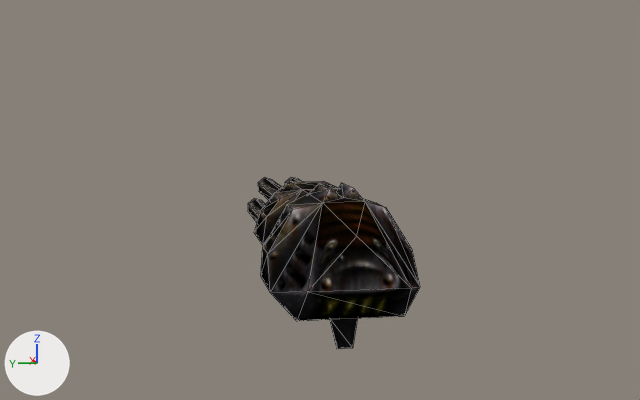
Two versions of the Blender file models/SMinigun.blend, one commit apart.
Rendered twice from a camera (50 mm lens) standing at (-2.5, 0.412, 0.545) and looking at (-0.028, -0.03, 0.263). Arrows for +X, +Y and +Z are at lower left; the lights stay in place. Mesh edges are drawn as thin lines.

The first picture shows 'Minigun_0.002'.
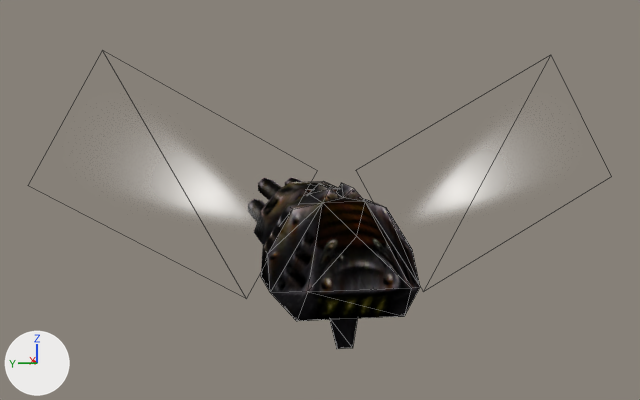
Where the newer file only moved an object's origin or applied its transform, the numbers keep the older frame.

Location of each change, (x1, y1, x2, y2) in pixels of the pictures (640 x 400 px):
'Minigun_0.002', reshaped (238% wider, 73% taller)
    before: (248, 177, 420, 349)
    after: (28, 51, 611, 349)
part 1 of me_minigun_0_1299, added
    after: (28, 51, 611, 298)

The edits, one by one:
Picture 'ShockSm.png' (img_shocksm_png) is new.
Material '000_TRANSLUCENT_' (mat_000_translucent) is new.
Uses the picture img_shocksm_png.
me_minigun_0_1299 is used by ob_minigun_0_002; location (0.0, 0.0, 0.2).
Verts and faces of me_minigun_0_1299; kept vertices keep their numbers, new ones are numbered from 109.
me_minigun_0_1299 had 109 vertices, 177 faces and spanned x -0.658..0.622, y -0.184..0.172, z -0.245..0.141.
me_minigun_0_1299 now has 117 vertices, 181 faces and spans x -0.658..0.622, y -0.711..0.711, z -0.245..0.457.
Part 1, on me_minigun_0_1299:
New vertex 109 is at (-0.416, 0.047, 0.178), pixel (317, 170).
New vertex 110 is at (-0.416, 0.538, 0.457), pixel (102, 50).
New vertex 111 is at (-0.416, 0.219, -0.126), pixel (246, 298).
New vertex 112 is at (-0.416, 0.711, 0.153), pixel (27, 185).
New vertex 113 is at (-0.416, -0.047, 0.178), pixel (355, 170).
New vertex 114 is at (-0.416, -0.538, 0.457), pixel (550, 54).
New vertex 115 is at (-0.416, -0.219, -0.126), pixel (423, 291).
New vertex 116 is at (-0.416, -0.711, 0.153), pixel (611, 176).
New faces: (109, 110, 111), (113, 114, 115), (110, 112, 111), (114, 116, 115) (mat_000_translucent).
me_minigun_0_1299 now uses material mat_000_translucent.
